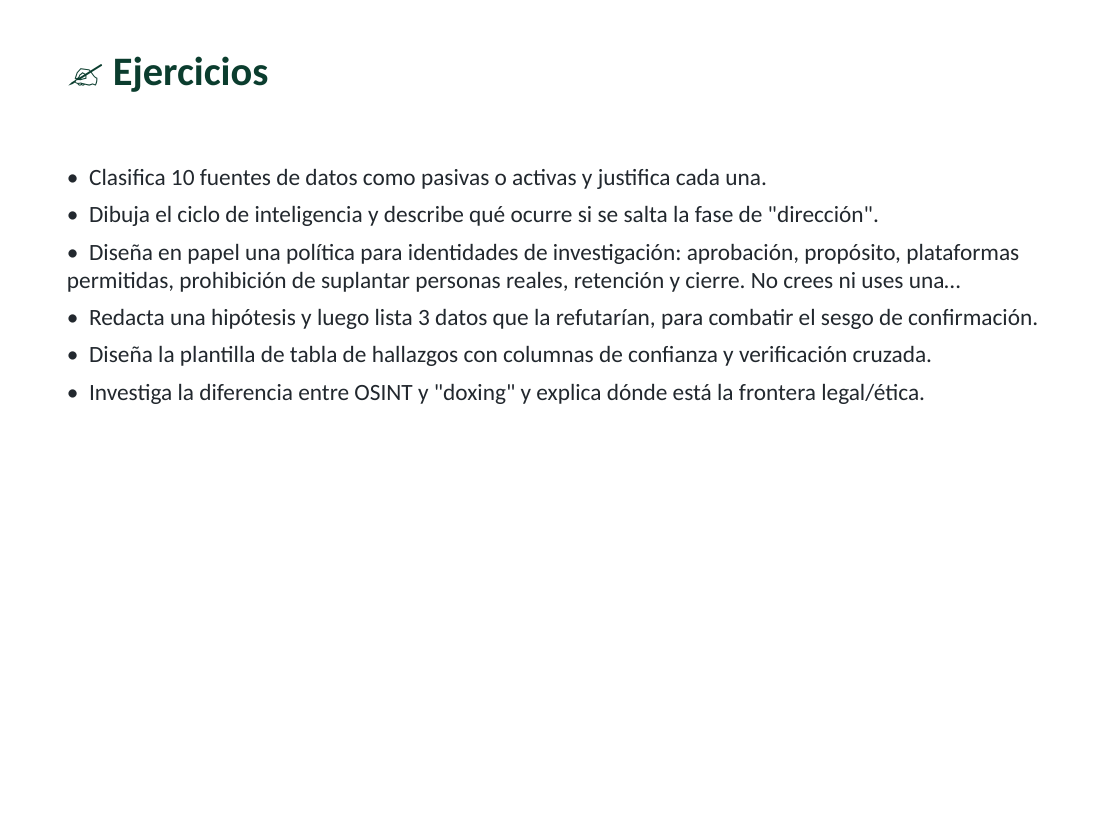
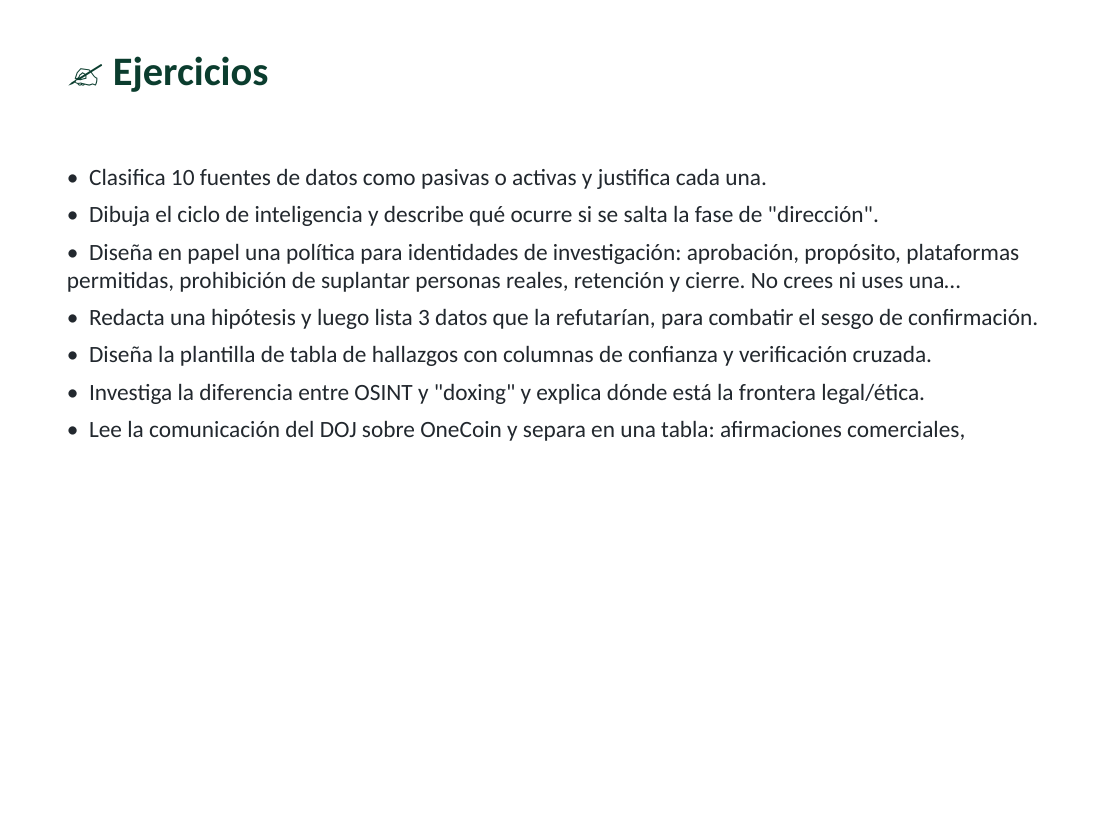
Before and after one commit to vladimiracunadev-create/modern-cybersecurity-program, a slide deck: slide 11 of classes/parte-12-osint-e-ingenieria-social/249-fundamentos-de-osint/clase-249-presentacion.pptx. Drawn at 1120x840 pixels with LibreOffice and Linux fonts; fonts in the diff are those of the drawing. Boxes give left, top, right and bottom in pixels: in the first picture for what was removed or moved away, otherwise in the second. Text is boxed around its words. In the diff, an @@ line names an element or a change of style, - is before the commit and + after.

Commit message:
docs(parte-12): validar afirmaciones tecnologicas con OneCoin

```diff
--- a/classes/parte-12-osint-e-ingenieria-social/249-fundamentos-de-osint/clase-249-presentacion.pptx
+++ b/classes/parte-12-osint-e-ingenieria-social/249-fundamentos-de-osint/clase-249-presentacion.pptx
@@ text at [89, 420, 965, 441]: paragraph added @@
+• Lee la comunicación del DOJ sobre OneCoin y separa en una tabla: afirmaciones comerciales,
```
Also in this commit, not shown: 6 other slides changed, 25 other files.
